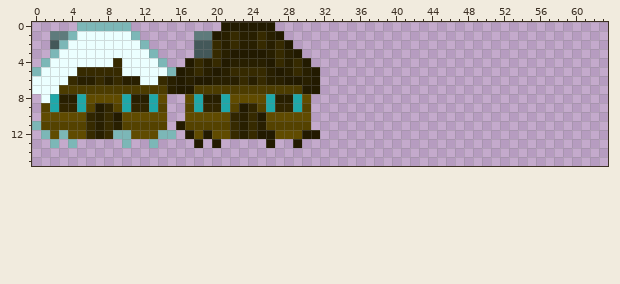
One commit to this pixel-art sprite: res/house.png. This is how it looked before the edit.
The file is 64x16 pixels. Colours within 5 levels of each other are drawn and written as one.
New version:
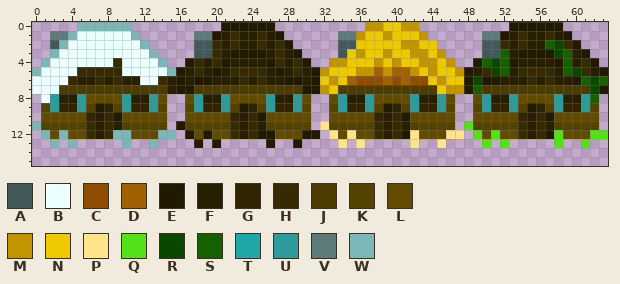
Palette (. is transparent): A #435859  B #ebffff  C #904d00  D #a26100  E #221a00  F #281f00  G #302500  H #362a00  J #4c3c00  K #544200  L #604b00  M #c29500  N #ecc900  P #ffe48b  Q #53e117  R #0a4800  S #166000  T #1fa8a9  U #2d9a9b  V #5e7b7c  W #7cb7b7
Diff:
Changed rows in their new state; - is an unchanged pixel.
first column x 2:
 0 -----------------------------------MMNNMM----------EEEEEE-----
 1 --------------------------------VVMNNMNNNM------VVEFHFFHFE----
 2 --------------------------------AANNNNNMMNN-----AAHFHFFSRHE---
 3 --------------------------------ANMNNMNNMMNM----AASFEEEERSFE--
 4 -------------------------------MMNNNMNMNNMMNM--ESRSEFFFFESFHE-
 5 ------------------------------MNNNMMDMDDMNMNNMEFHRSFHHHHFSRHFE
 6 ------------------------------NMNDCCCDCDCCNMNNEREEFFFHFHFFESRS
 7 ------------------------------MNJJJJJJJJJJJNMMESJJJJJJJJJJJJRE
 8 U--U----U--U----U--U----U--U---LUFFULLLLUFFUL--LUFFULLLLUFFUS-
 9 U--U----U--U----U--U----U--U---KUGGUKEGKUGGUK--KUGGUKEGKUGGUK-
10 -------------------------------LLLLLGFHELLLLL--LLLLLGFHELLLLL-
11 ------------------------------PKKKKKHFHFKKKKK-QKKKKKHFHFKKKKK-
12 -------------------------------PLPLLHFHEPLLLPP-QLQLLHFHEQLLLQQ
13 --------------------------------P-P-----P--P----Q-Q-----Q--Q--
